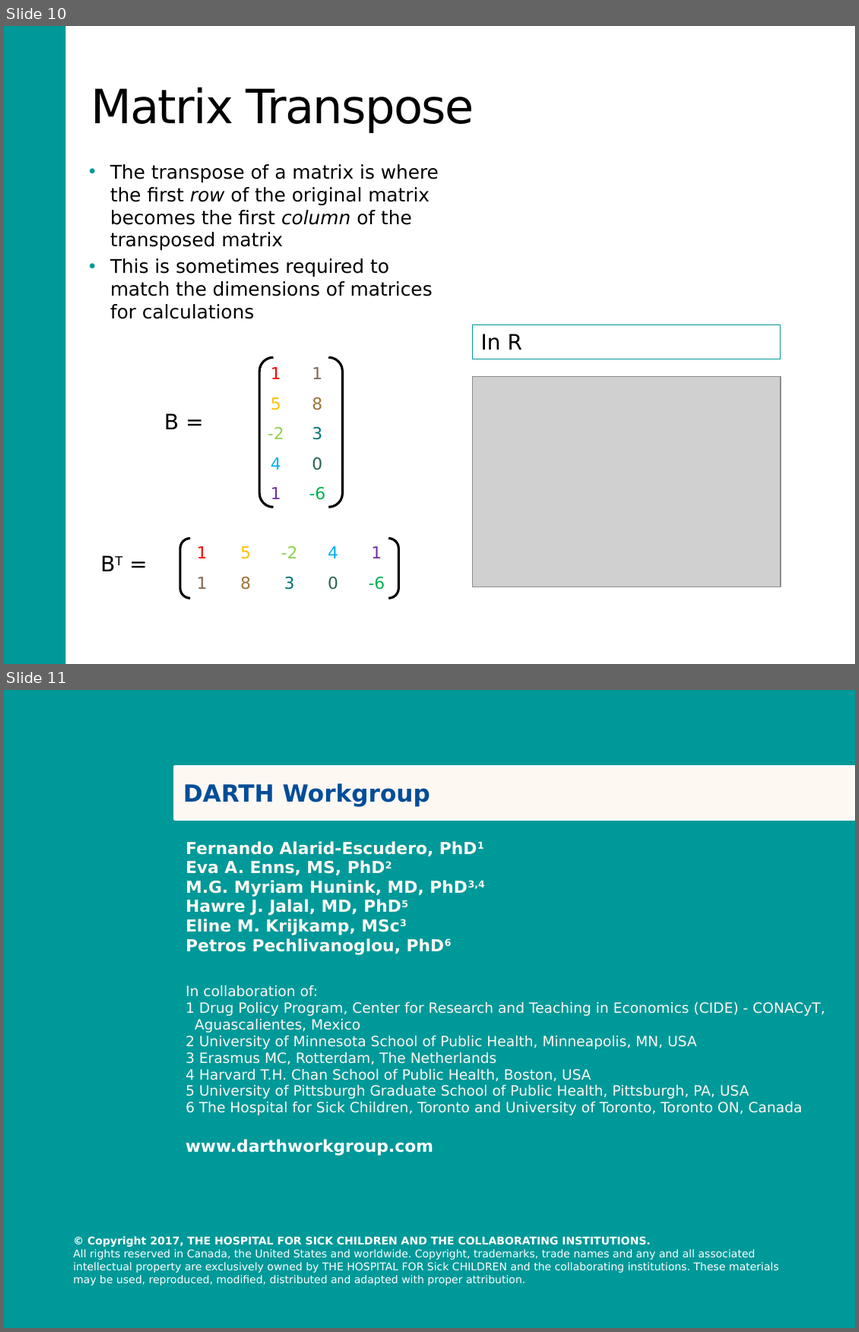
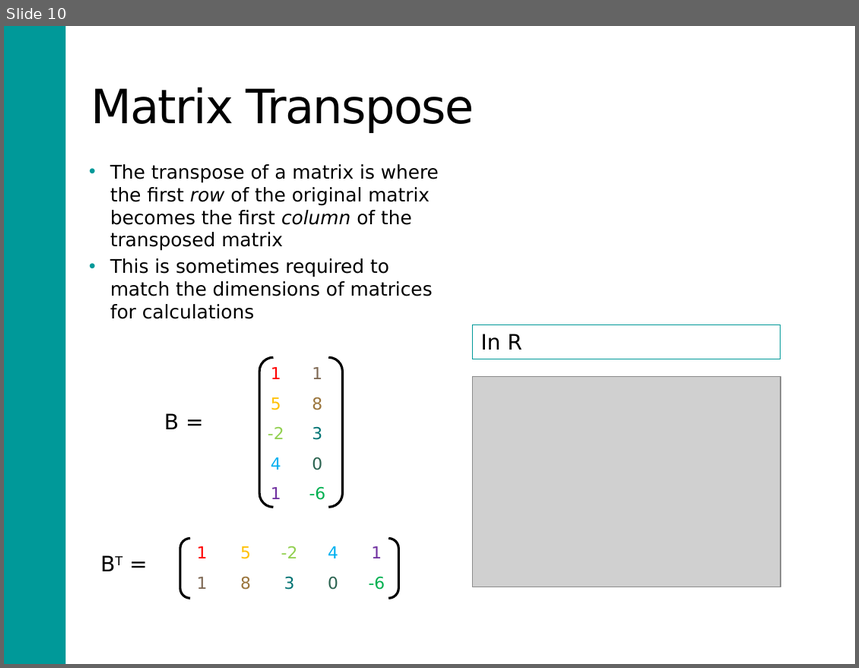
Before and after one commit to DARTH-git/Course-Modularization, a slide deck: static/Course_Modularization/Intro, general, packages/matrixAlgebraSlides for markov tutorials.pptx. Shown one above the other, each under a label of ours: slides 10 and 11 before the commit, slide 10 after it. The pictures are 859x1332 and 859x668 pixels, drawn with LibreOffice and Linux fonts; fonts in the diff are those of the drawing; grey boxes stand for pictures; background and template pictures are left out. Boxes give left, top, right and bottom in pixels: in the first picture for what was removed or moved away, otherwise in the second. Text is boxed around its words. In the diff, an @@ line names an element or a change of style, - is before the commit and + after.

```diff
--- a/static/Course_Modularization/Intro, general, packages/matrixAlgebraSlides for markov tutorials.pptx
+++ b/static/Course_Modularization/Intro, general, packages/matrixAlgebraSlides for markov tutorials.pptx
@@ slide 11 removed at [4, 690, 855, 1328], background #009999 @@
@@ rectangle removed at [19, 723, 47, 1004] @@
@@ rectangle removed at [175, 767, 855, 820] @@
-DARTH Workgroup
@@ table removed at [177, 834, 855, 1141], 2 rows, 2 columns @@
-Fernando Alarid-Escudero, PhD1 / Eva A. Enns, MS, PhD2 / M.G. Myriam Hunink, MD, PhD3,4 / Hawre J. Jalal, MD, PhD5 / Eline M. Krijkamp, MSc3 / Petros Pechlivanoglou, PhD6 | 
-In collaboration of: / 1 Drug Policy Program, Center for Research and Teaching in Economics (CIDE) - CONACyT, / Aguascalientes, Mexico / 2 University of Minnesota School of Public Health, Minneapolis, MN, USA / 3 Erasmus MC, Rotterdam, The Netherlands / 4 Harvard T.H. Chan School of Public Health, Boston, USA / 5 University of Pittsburgh Graduate School of Public Health, Pittsburgh, PA, USA / 6 The Hospital for Sick Children, Toronto and University of Toronto, Toronto ON, Canada | 
@@ text removed at [186, 1139, 433, 1156] @@
-www.darthworkgroup.com
@@ text removed at [73, 1236, 779, 1286] @@
-© Copyright 2017, THE HOSPITAL FOR SICK CHILDREN AND THE COLLABORATING INSTITUTIONS.
-All rights reserved in Canada, the United States and worldwide. Copyright, trademarks, trade names and any and all associated intellectual property are exclusively owned by THE HOSPITAL FOR Sick CHILDREN and the collaborating institutions. These materials may be used, reproduced, modified, distributed and adapted with proper attribution.
```
Also in this commit, not shown: 1 slide changed, 1 slide added.
